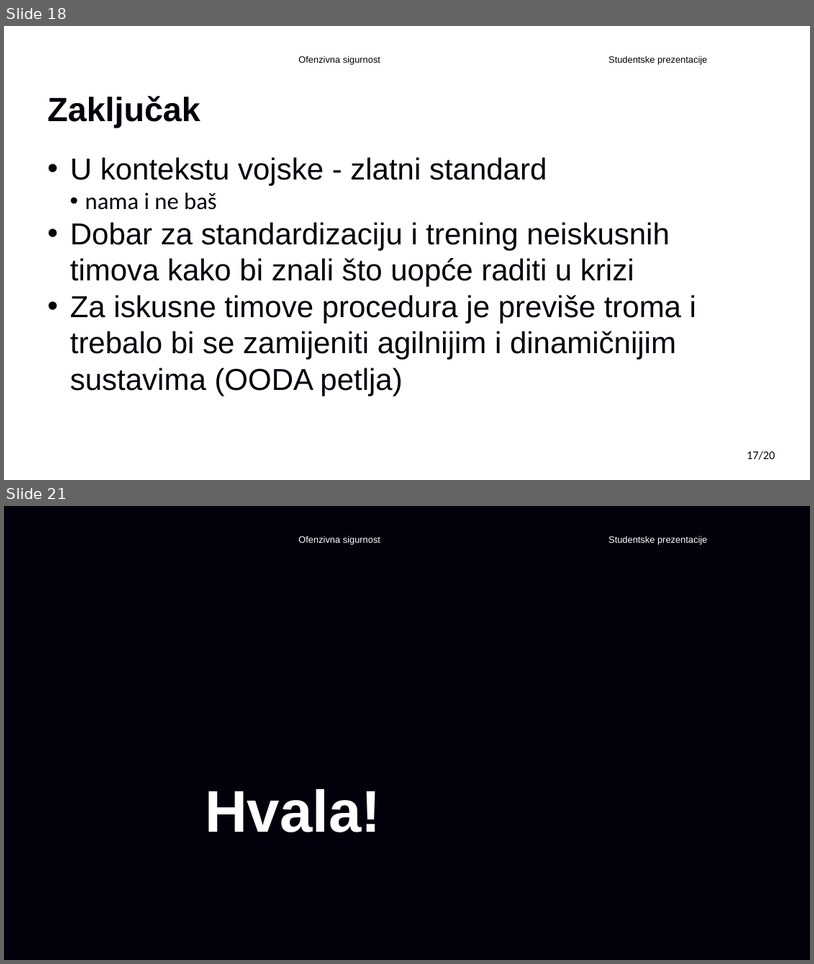
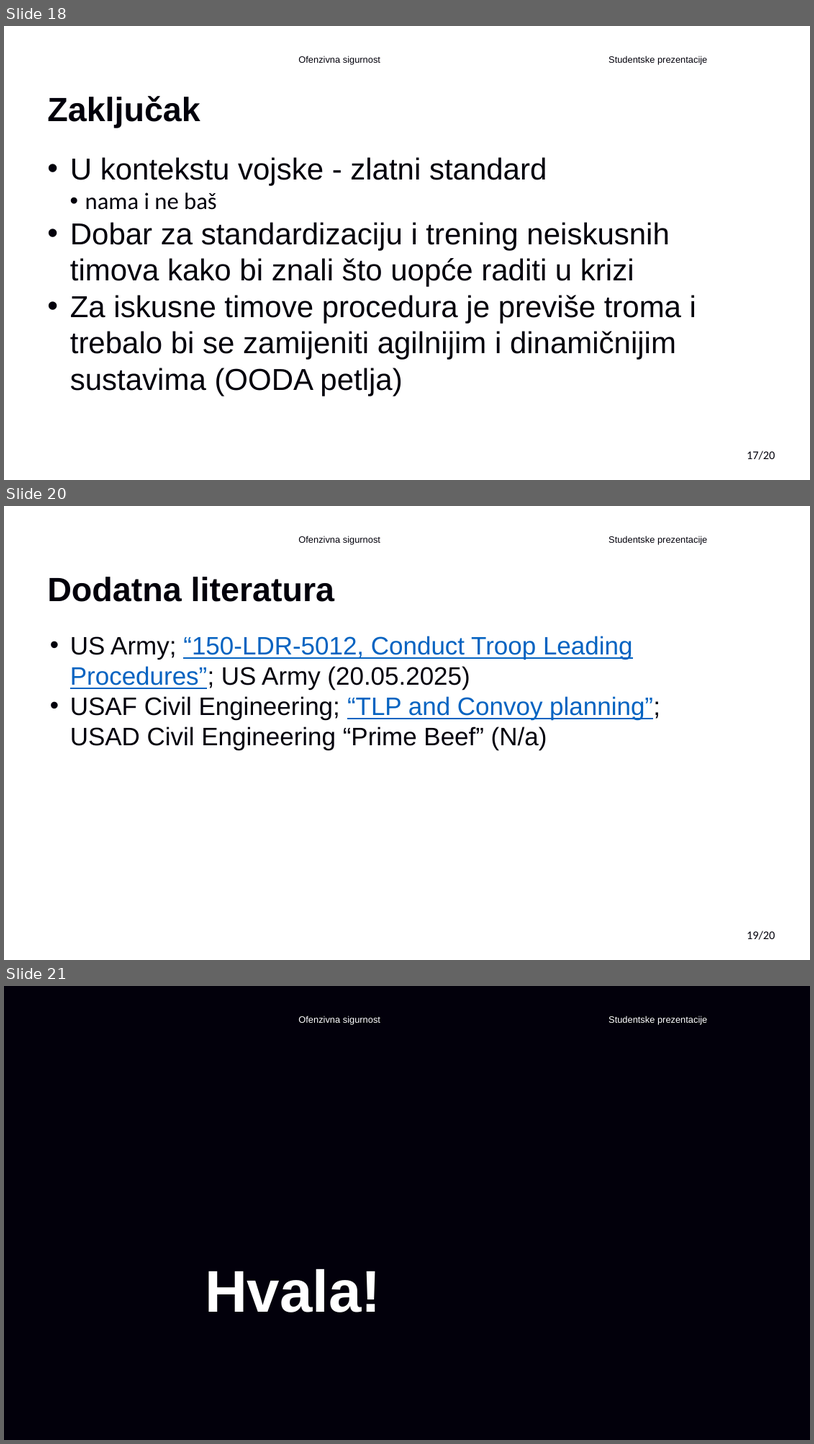
Before and after one commit to Gl1tc6/FER_diplomski, a slide deck: 3semestar/OFESIG/TLP.pptx. Shown one above the other, each under a label of ours: slides 18 and 21 before the commit, slides 18, 20 and 21 after it; the slides between them are not shown. The pictures are 814x964 and 814x1444 pixels, drawn with LibreOffice and Linux fonts; fonts in the diff are those of the drawing; background and template pictures are left out. Boxes give left, top, right and bottom in pixels: in the first picture for what was removed or moved away, otherwise in the second. Text is boxed around its words. In the diff, an @@ line names an element or a change of style, - is before the commit and + after.

```diff
--- a/3semestar/OFESIG/TLP.pptx
+++ b/3semestar/OFESIG/TLP.pptx
@@ slide 20 added at bbox=[4, 506, 810, 960], background #FFFFFF; not listed: 3 template elements that a slide beside it also shows @@
@@ text added at bbox=[47, 577, 334, 602], 40 pt, text #02000B, bold @@
+Dodatna literatura
@@ text added at bbox=[70, 636, 661, 750], 30 pt, text #02000B @@
+• US Army; “150-LDR-5012, Conduct Troop Leading Procedures”; US Army (20.05.2025)
+• USAF Civil Engineering; “TLP and Convoy planning”; USAD Civil Engineering “Prime Beef” (N/a)
```
Also in this commit, not shown: 10 slides changed, 1 slide removed, 11 other files.
